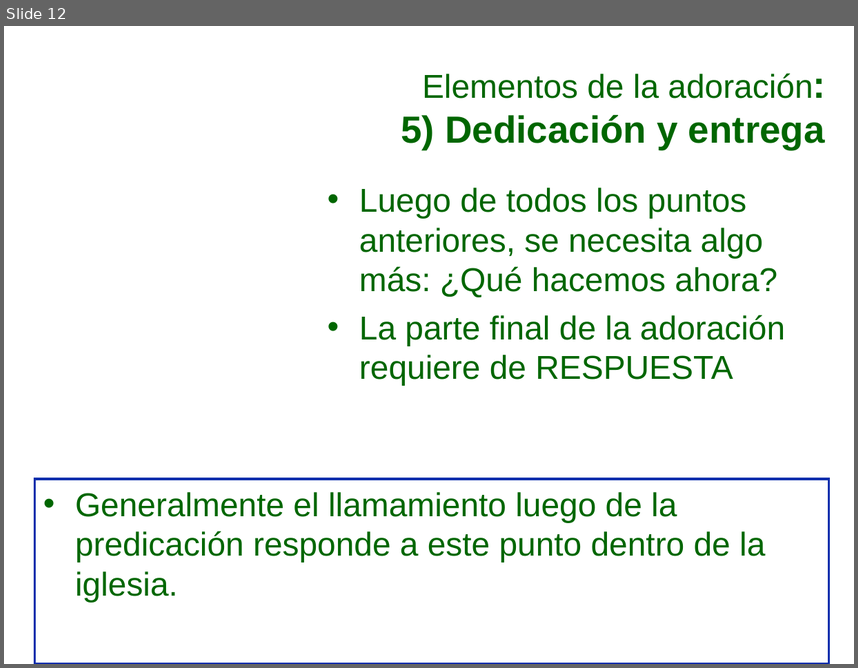
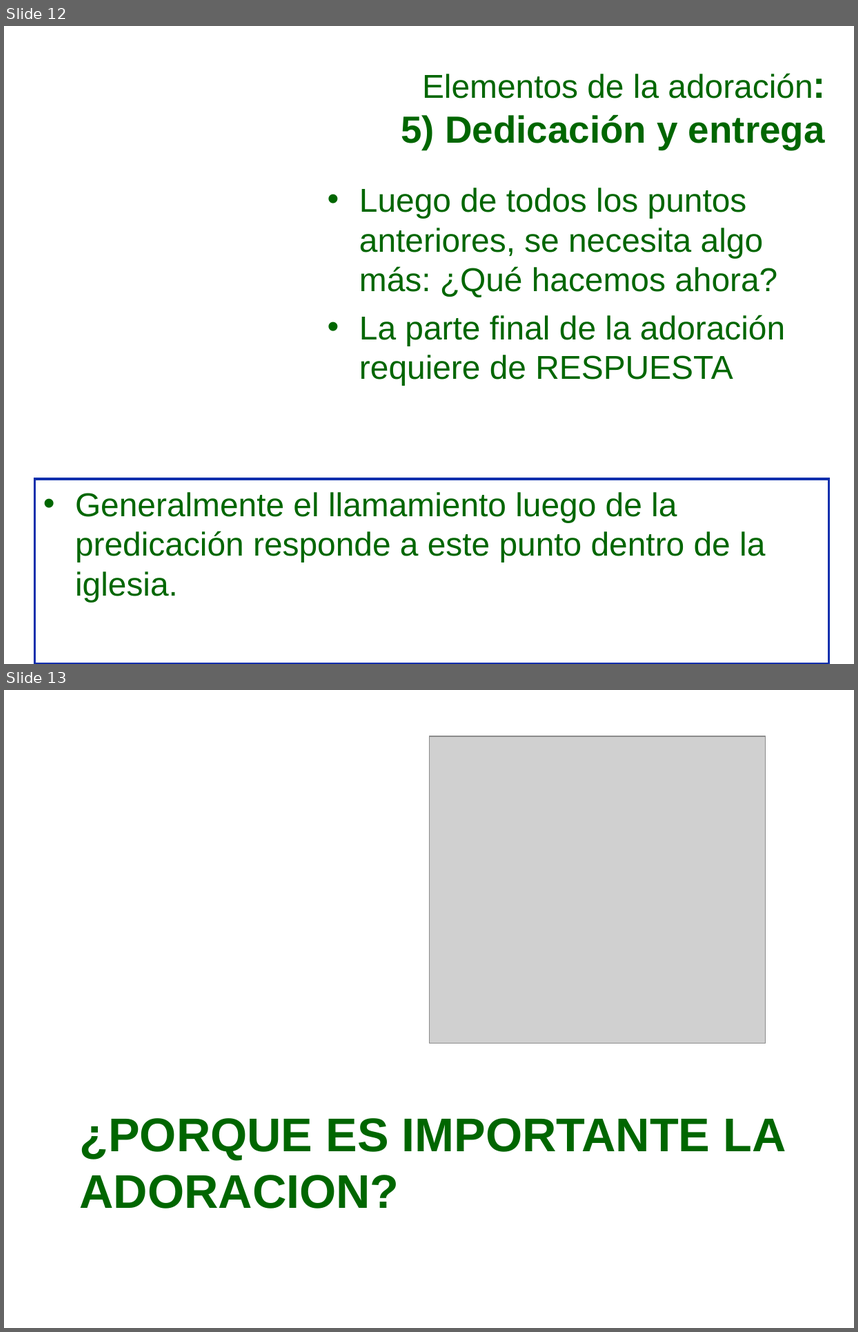
Before and after one commit to afols/iglesia, a slide deck: trunk/ iglesia --username adrianfols/Escuela Dominical/Iglecrecimiento/Mi_iglesia_puede_S4.ppt. Shown one above the other, each under a label of ours: slide 12 before the commit, slides 12 and 13 after it. The pictures are 858x668 and 858x1332 pixels, drawn with LibreOffice and Linux fonts; fonts in the diff are those of the drawing; grey boxes stand for pictures; background and template pictures are left out. Boxes give left, top, right and bottom in pixels: in the first picture for what was removed or moved away, otherwise in the second. Text is boxed around its words. In the diff, an @@ line names an element or a change of style, - is before the commit and + after.

```diff
--- a/trunk/ iglesia --username adrianfols/Escuela Dominical/Iglecrecimiento/Mi_iglesia_puede_S4.ppt
+++ b/trunk/ iglesia --username adrianfols/Escuela Dominical/Iglecrecimiento/Mi_iglesia_puede_S4.ppt
@@ slide 13 added at bbox=[4, 690, 854, 1328], background picture (left out) @@
@@ picture added at bbox=[430, 736, 766, 1043] @@
@@ title added at bbox=[80, 1118, 786, 1208], 40 pt, text #006600, bold @@
+¿PORQUE ES IMPORTANTE LA ADORACION?
```
Also in this commit, not shown: 14 other slides added.
